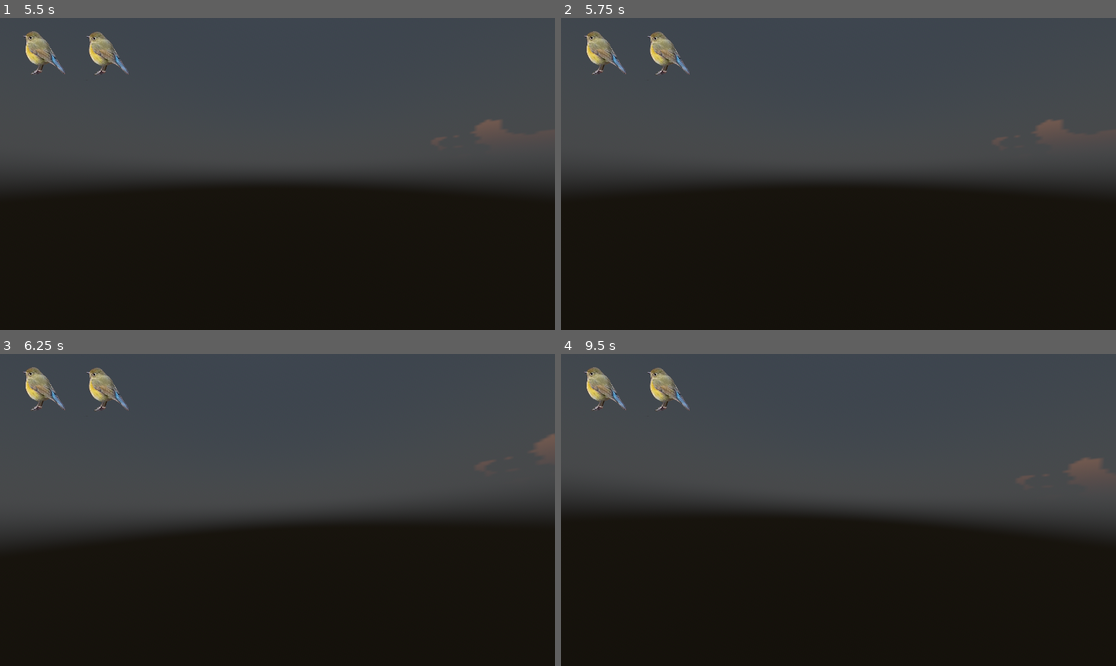
Above: before the commit, frames 1-4 (two rows, left to right).
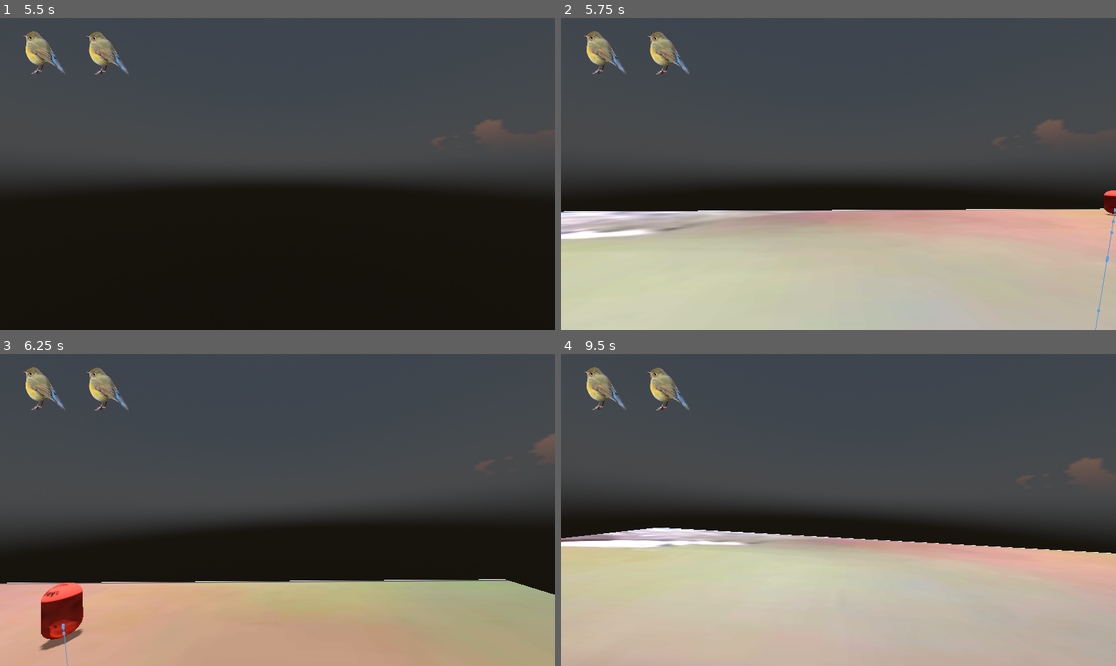
Above: after the commit, the same moments.

Repository: ihaveapatricklmao/TROY
Game: Godot game, scene res://maps/World.tscn
Same seed, same stepped clock (60 frames per second), same inputs: the game is played once before the commit and once after it. The engine's default icon, where the game draws it, is replaced by a stand-in: a white triangle on a blue panel in a dark square.
Inputs (mouse positions are in pixels of both pictures, inside the frame that each line leads up to):
- Up to frame 1 (5.5 s): tap Enter (ui_accept) at 0.5, 0.77, 1.52, 2.75, 3.02, 3.5, 3.77, 4.25, 4.52, 5 s; move the mouse to (399, 158) at 0.52 s; hold D (moveright) 0.53-1.28 s; tap Shift (dash) every 0.75 s from 0.6 to 5.1 s; move the mouse to (249, 174) at 1.27 s; hold W (moveup) from 1.28 s (still down); move the mouse to (288, 167) at 2.02 s; move the mouse to (271, 180) at 2.77 s; move the mouse to (316, 177) at 3.52 s; move the mouse to (233, 170) at 4.27 s; move the mouse to (283, 174) at 5.02 s
- Up to frame 2 (5.75 s): keep holding W (moveup)
- Up to frame 3 (6.25 s): move the mouse to (255, 503) at 5.77 s; release W (moveup) at 5.78 s; hold D (moveright) from 5.78 s (still down); tap Shift (dash) at 5.85 s; tap Enter (ui_accept) at 6.02 s
- Up to frame 4 (9.5 s): move the mouse to (866, 510) at 6.52 s; release D (moveright) at 6.53 s; hold W (moveup) 6.53-8.78 s; tap Shift (dash) every 0.75 s from 6.6 to 8.85 s; tap Enter (ui_accept) at 6.77, 7.25, 7.52, 9.02 s; move the mouse to (810, 510) at 7.27 s; move the mouse to (849, 503) at 8.02 s; move the mouse to (832, 516) at 8.77 s; hold A (moveleft) from 8.78 s (still down)

Frame 1 is identical in both runs. In frame 2, 39% of the frame differs, in the area x 0-100%, y 55-100%; in frame 3, 27%; in frame 4, 41%.

Commit message:
the troy way
tewaked soem things

Diff:
--- a/whatdafreak/playerstuff/Player.gd
+++ b/whatdafreak/playerstuff/Player.gd
@@ -1,7 +1,5 @@
 extends CharacterBody3D
 class_name PlayerClass
-
-
 
 @onready var JumpTimer = $JumpTimer
 @onready var DashTimer = $DashTimer
@@ -9,8 +7,8 @@
 # cam vars
 @onready var Head = $Head
 @onready var Cam = $Head/Camera3D
+
 var cam_tilt_power = 1
-
 var min_cam_angle : float = -90.0
 var max_cam_angle : float = 90.0
 var mouse_delta = Vector2()
@@ -36,11 +34,18 @@
 var can_dash = true
 var stamina=3
 
+#other vars
+var start_position = Vector3()
 
 func _ready():
+	start_position = global_transform.origin
 	StaminaTimer.start()
 
 func _physics_process(delta):
+	#check if the player has fallen off the map. If so, reset their position
+	if global_transform.origin.y < -70:
+		global_transform.origin = start_position
+		velocity = Vector3()
 	# jump
 	if Input.is_action_just_pressed("ui_accept"):
 		if jumps_left != 0:
@@ -78,7 +83,7 @@
 			is_dashing = true
 			DashTimer.start()
 			stamina-=1
-			print(stamina)
+			print("stamina remaining: ", stamina)
 
 	if is_dashing:
 		can_dash = false
@@ -95,18 +100,13 @@
 
 	if !is_on_floor():
 		velocity.y -= gravity * delta
-
 	move_and_slide()
 
 func _process(delta):
 	Head.rotation_degrees.x -= mouse_delta.y * sense * delta
-
 	Head.rotation_degrees.x = clamp(Head.rotation_degrees.x, min_cam_angle, max_cam_angle)
-
 	rotation_degrees.y -= mouse_delta.x * sense * delta
-
 	Head.rotation_degrees.y = clamp(Head.rotation_degrees.y, min_cam_angle, max_cam_angle)
-
 	mouse_delta = Vector2()
 
 
@@ -114,10 +114,9 @@
 func _input(event):
 	if event is InputEventMouseMotion:
 		mouse_delta = event.relative
-
 	Input.set_mouse_mode(Input.MOUSE_MODE_CAPTURED)
 
-
+#timers
 func _on_jump_timer_timeout():
 	if is_on_floor():
 		jumps_left = 2
--- a/whatdafreak/playerstuff/Player.tscn
+++ b/whatdafreak/playerstuff/Player.tscn
@@ -56,11 +56,11 @@
 autostart = true
 
 [node name="DashTimer" type="Timer" parent="."]
-wait_time = 0.22
+wait_time = 0.1
 autostart = true
 
 [node name="StaminaTimer" type="Timer" parent="."]
-wait_time = 2.0
+wait_time = 1.8
 
 [connection signal="timeout" from="JumpTimer" to="." method="_on_jump_timer_timeout"]
 [connection signal="timeout" from="DashTimer" to="." method="_on_dash_timer_timeout"]
